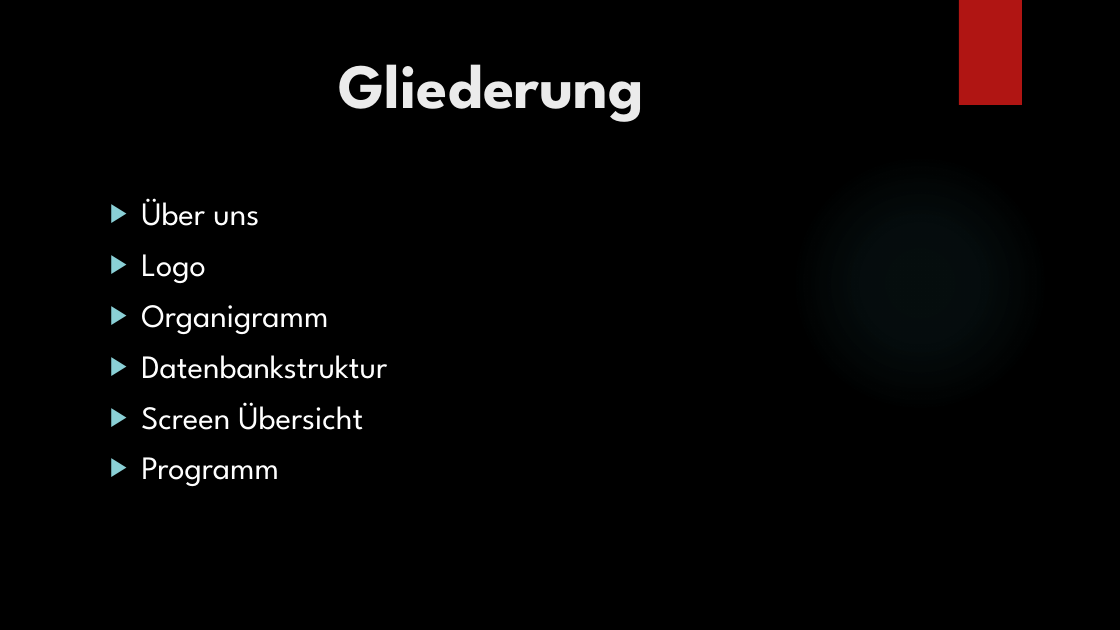
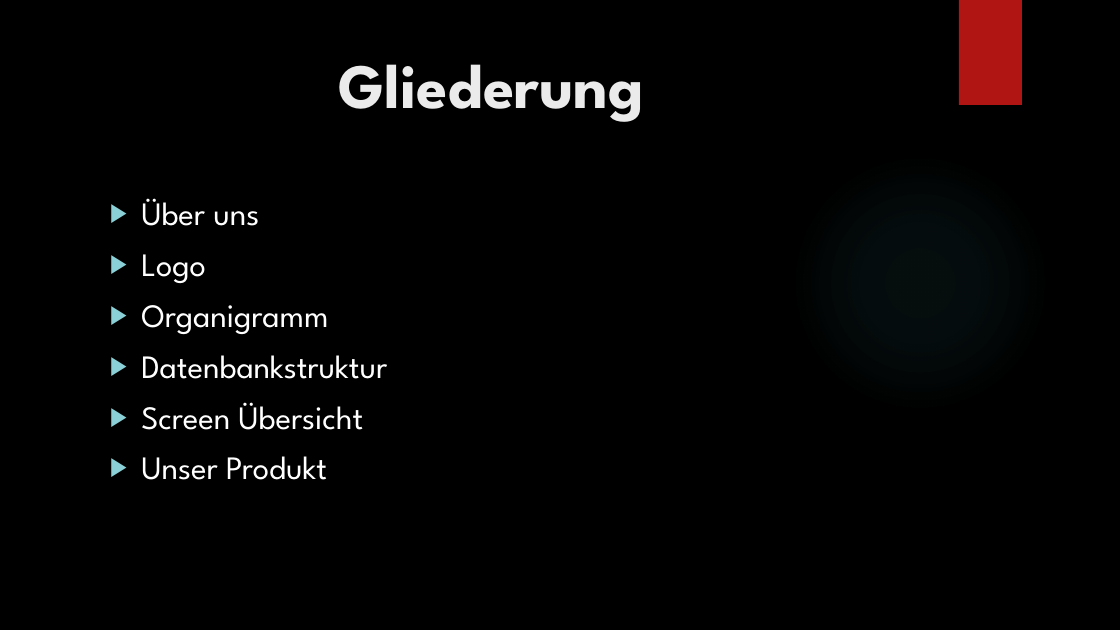
Before and after one commit to JonasNihal/SequenceBot, a slide deck: slide 2 of E-Book-Diagramme.pptx. Drawn at 1120x630 pixels with LibreOffice and Linux fonts; fonts in the diff are those of the drawing; background and template pictures are left out. Boxes give left, top, right and bottom in pixels: in the first picture for what was removed or moved away, otherwise in the second. Text is boxed around its words. In the diff, an @@ line names an element or a change of style, - is before the commit and + after.

```diff
--- a/E-Book-Diagramme.pptx
+++ b/E-Book-Diagramme.pptx
@@ text at (x1=141, y1=456, x2=327, y2=480): text changed @@
-▶ Programm
+▶ Unser Produkt
```
Also in this commit, not shown: 1 other slide changed, 2 slides added.
